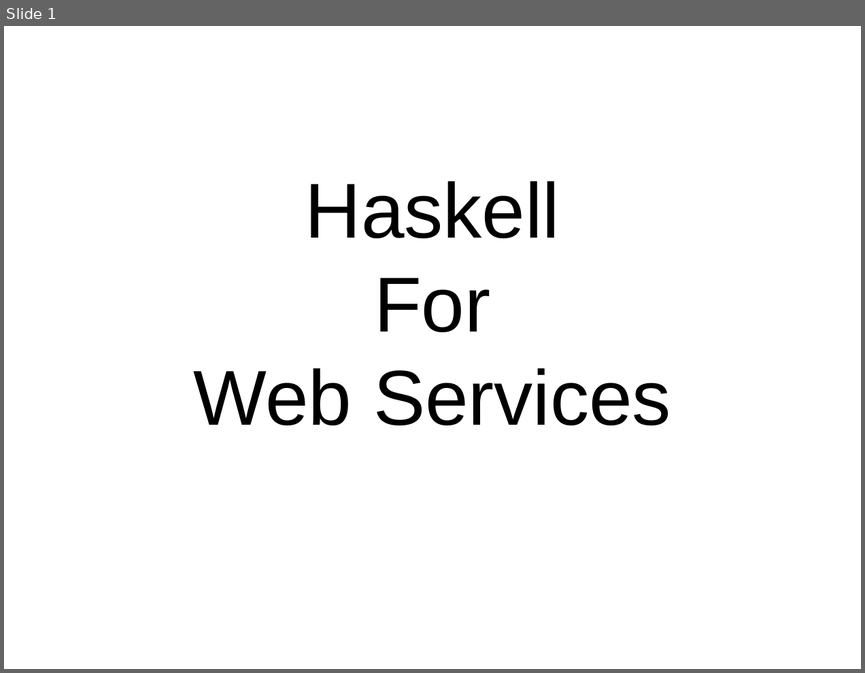
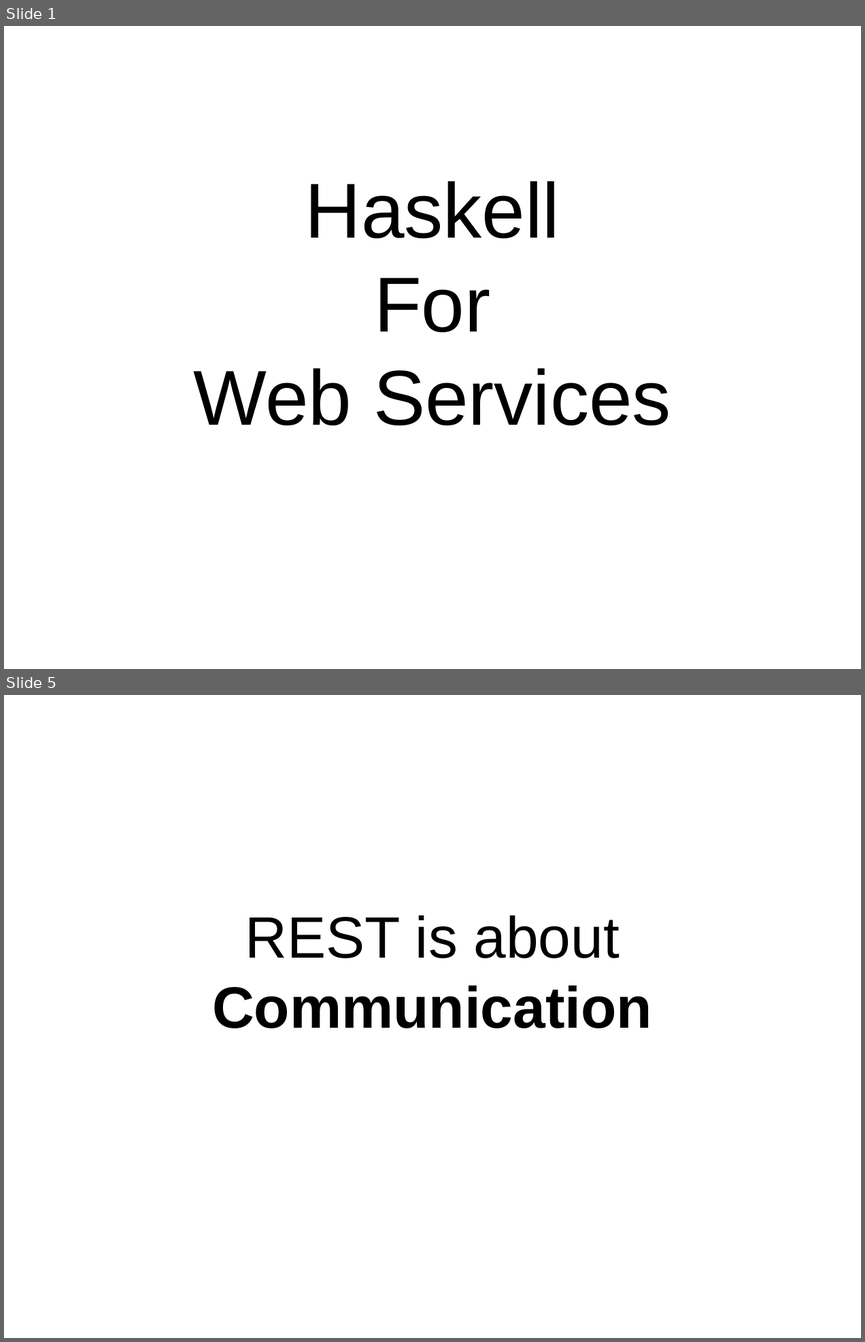
Before and after one commit to bhurt/presentations, a slide deck: webserve.odp. Shown one above the other, each under a label of ours: slide 1 before the commit, slides 1 and 5 after it; the slides between them are not shown. The pictures are 865x673 and 865x1342 pixels, drawn with LibreOffice and Linux fonts; fonts in the diff are those of the drawing. Boxes give left, top, right and bottom in pixels: in the first picture for what was removed or moved away, otherwise in the second. Text is boxed around its words. In the diff, an @@ line names an element or a change of style, - is before the commit and + after.

```diff
--- a/webserve.odp
+++ b/webserve.odp
@@ slide 5 added at (x1=4, y1=695, x2=861, y2=1338), background #FFFFFF @@
@@ subtitle added at (x1=212, y1=915, x2=652, y2=1028), 54 pt, text #000000, bold @@
+REST is about
+Communication
```
Also in this commit, not shown: 1 slide changed, 67 other slides added.
